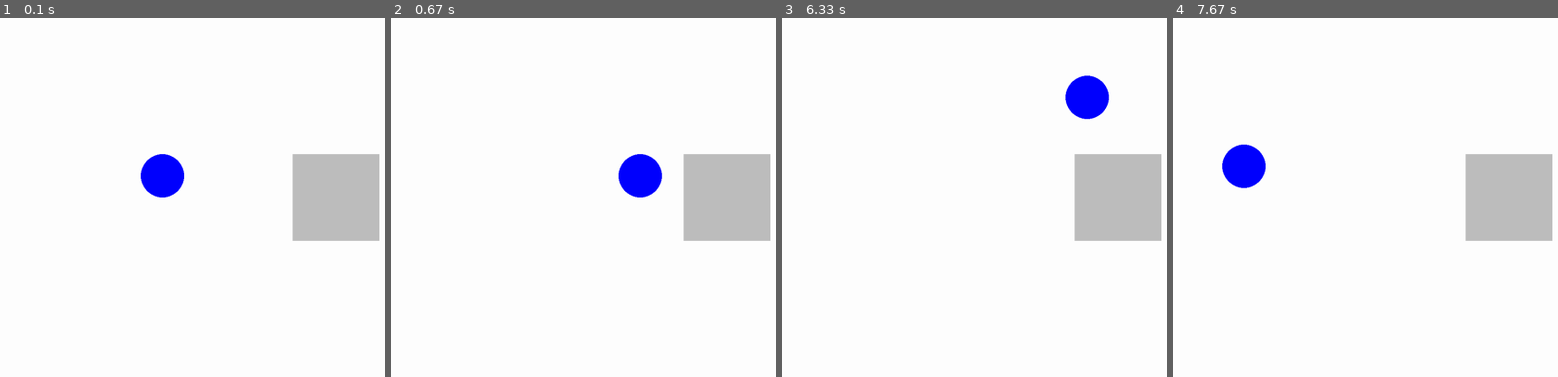
Above: before the commit, frames 1-4 (left to right).
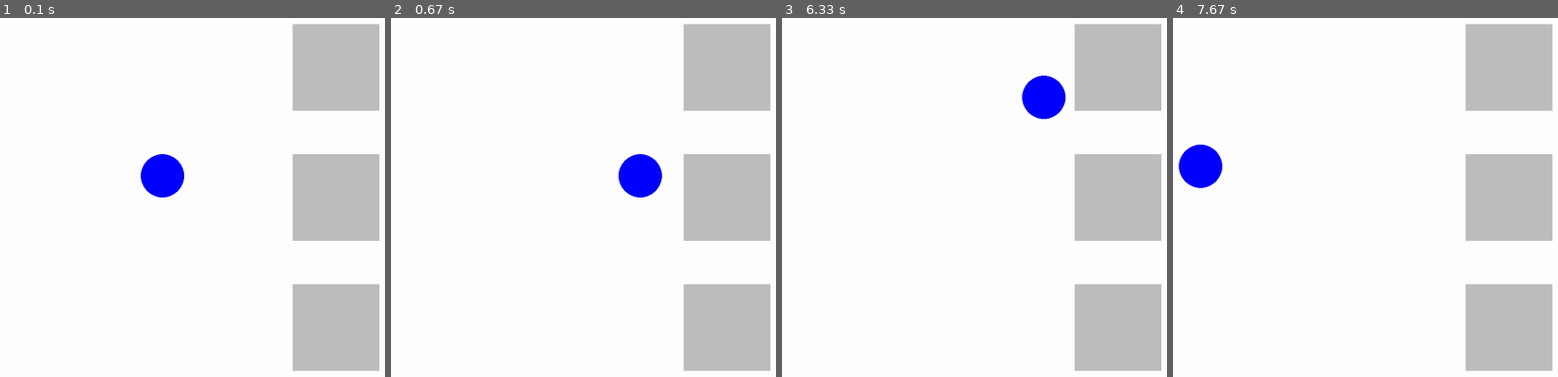
Above: after the commit, the same moments.

Repository: binaerverkehr/pygamece-tutorial
Game: pygame game, started from main.py
Two runs of this game, one before a commit and one after it. Both use one fixed random seed, a clock stepped at 60 frames per second and the inputs below.
Inputs:
- Up to frame 1 (0.1 s): no input
- Up to frame 2 (0.67 s): hold D from 0.33 s (still down)
- Up to frame 3 (6.33 s): release D at 0.8 s; hold W 0.83-1.13 s; hold A 1.67-2.2 s; hold S 2.23-2.53 s; hold A 2.57-2.97 s; hold W 3-3.37 s; hold D 3.4-4.03 s; hold S 4.07-4.43 s; hold A 4.47-4.93 s; hold D 4.97-5.43 s; hold W 5.47-5.77 s; hold D 5.8-6.27 s; hold A from 6.3 s (still down)
- Up to frame 4 (7.67 s): release A at 6.83 s; hold S 6.87-7.17 s; hold A 7.2-7.6 s; hold W from 7.63 s (still down)

The runs differ from the first frame. In frame 1, 11% of the frame differs, in the area x 75-99%, y 1-99%; in frame 2, 11%; in frame 3, 12%; in frame 4, 13%, in the area x 1-99%, y 1-99%.

Commit message:
obstacles-Liste und mehrere Kollisionen

Diff:
--- a/main.py
+++ b/main.py
@@ -15,7 +15,12 @@
 radius = 50
 
 player = Player(CENTER_X - 50, CENTER_Y - 50, radius)
-obstacle = pygame.Rect((CENTER_X + 250, CENTER_Y - 100), (200, 200))
+
+obstacles = [
+    pygame.Rect((CENTER_X + 250, CENTER_Y - 100), (200, 200)),
+    pygame.Rect((CENTER_X + 250, CENTER_Y - 400), (200, 200)),
+    pygame.Rect((CENTER_X + 250, CENTER_Y + 200), (200, 200)),
+]
 
 running = True
 while running:
@@ -53,8 +58,10 @@
         if player.x + player.radius > WINDOW_WIDTH:
             player.x = WINDOW_WIDTH - player.radius
 
-        if player.overlaps_rect(obstacle):
-            player.x = previous_x
+        for obstacle in obstacles:
+            if player.overlaps_rect(obstacle):
+                player.x = previous_x
+                break
 
         previous_y = player.y
         player.y += step_y
@@ -64,12 +71,16 @@
         if player.y + player.radius > WINDOW_HEIGHT:
             player.y = WINDOW_HEIGHT - player.radius
 
-        if player.overlaps_rect(obstacle):
-            player.y = previous_y
+        for obstacle in obstacles:
+            if player.overlaps_rect(obstacle):
+                player.y = previous_y
+                break
 
     window.fill("white")
 
-    pygame.draw.rect(window, "grey", obstacle)
+    for obstacle in obstacles:
+        pygame.draw.rect(window, "grey", obstacle)
+
     pygame.draw.circle(window, "blue", (player.x, player.y), player.radius)
 
     pygame.display.flip()
